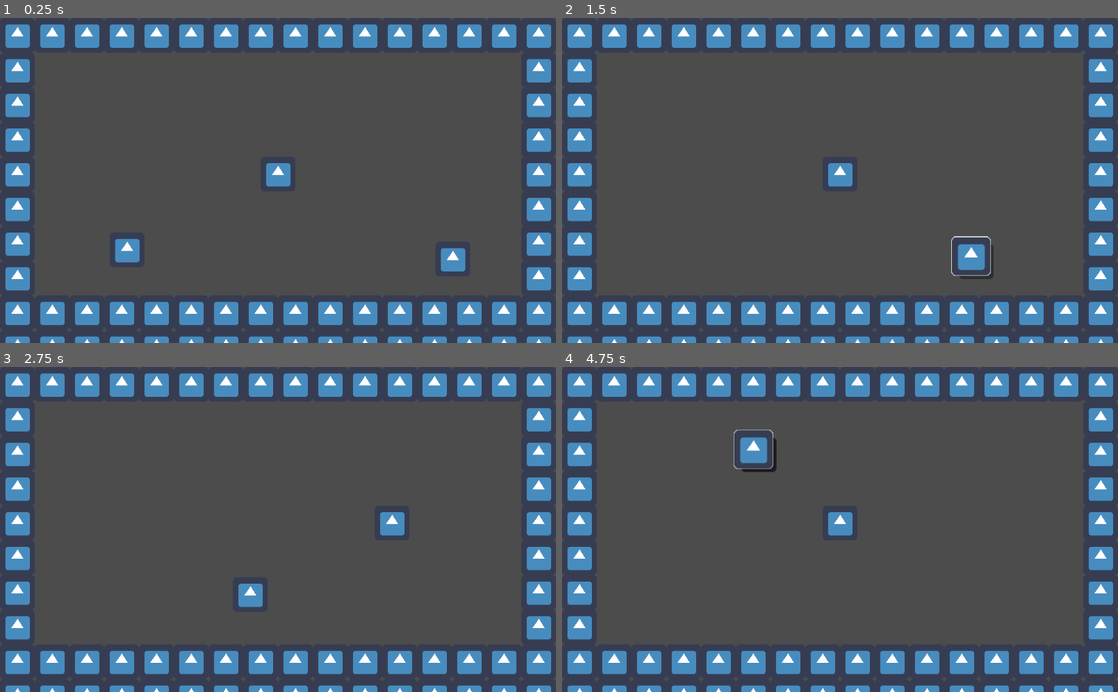
Above: before the commit, frames 1-4 (two rows, left to right).
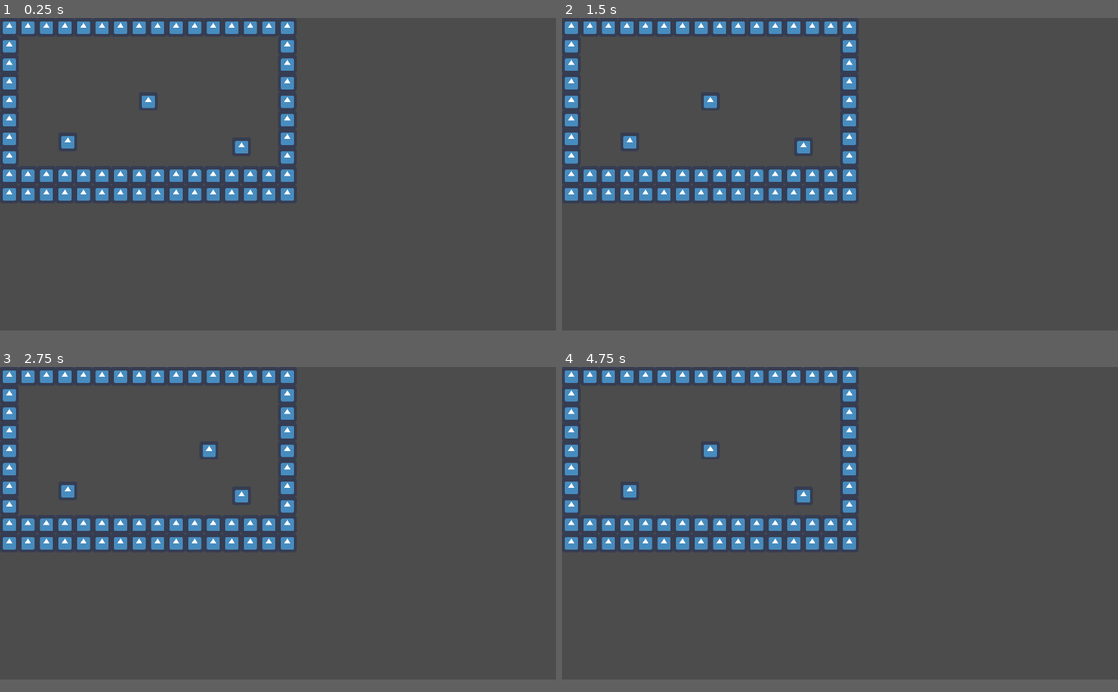
Above: after the commit, the same moments.

Repository: Gravedigger7789/little-willys-milk-bar
Game: Godot game, scene res://World.tscn
Two runs of this game, one before a commit and one after it. Both use one fixed random seed, a clock stepped at 60 frames per second and the inputs below. The engine's default icon, where the game draws it, is replaced by a stand-in: a white triangle on a blue panel in a dark square.
Inputs (mouse positions are in pixels of both pictures, inside the frame that each line leads up to):
- Up to frame 1 (0.25 s): no input
- Up to frame 2 (1.5 s): tap Enter at 0.5 s; drag from (689, 248) to (1012, 258) at 0.52 s; drag from (1012, 258) to (812, 245) at 1.27 s
- Up to frame 3 (2.75 s): move the mouse to (333, 458) at 2.02 s; press the mouse at (333, 458) at 2.03 s; hold Right (ui_right) from 2.03 s (still down)
- Up to frame 4 (4.75 s): release Right (ui_right) at 2.75 s; release the mouse at (895, 458) at 2.75 s; drag from (812, 594) to (673, 480) at 2.77 s; move the mouse to (1006, 578) at 3.52 s; press the mouse at (1006, 578) at 3.53 s; hold Left (ui_left) 3.53-4.25 s; release the mouse at (1006, 578) at 4.25 s; drag from (673, 480) to (756, 448) at 4.27 s
In our replay, the window is 800x468 before the commit and 800x450 after it. These sizes can differ from the game's own. Grey fills any space a smaller window leaves; there, only what the larger window draws over its background counts as a difference.

The runs differ from the first frame. In frame 1, 21% of the frame differs, in the area x 0-100%, y 1-100%; in frame 2, 20%; in frame 3, 20%; in frame 4, 20%.

Commit message:
Set screen size

Diff:
--- a/project.godot
+++ b/project.godot
@@ -13,6 +13,16 @@
 config/name="baby-saloon"
 run/main_scene="res://World.tscn"
 config/icon="res://icon.png"
+
+[display]
+
+window/size/width=1920
+window/size/height=1080
+window/size/test_width=1280
+window/size/test_height=720
+window/dpi/allow_hidpi=true
+window/stretch/mode="2d"
+window/stretch/aspect="keep"
 
 [gui]
 
